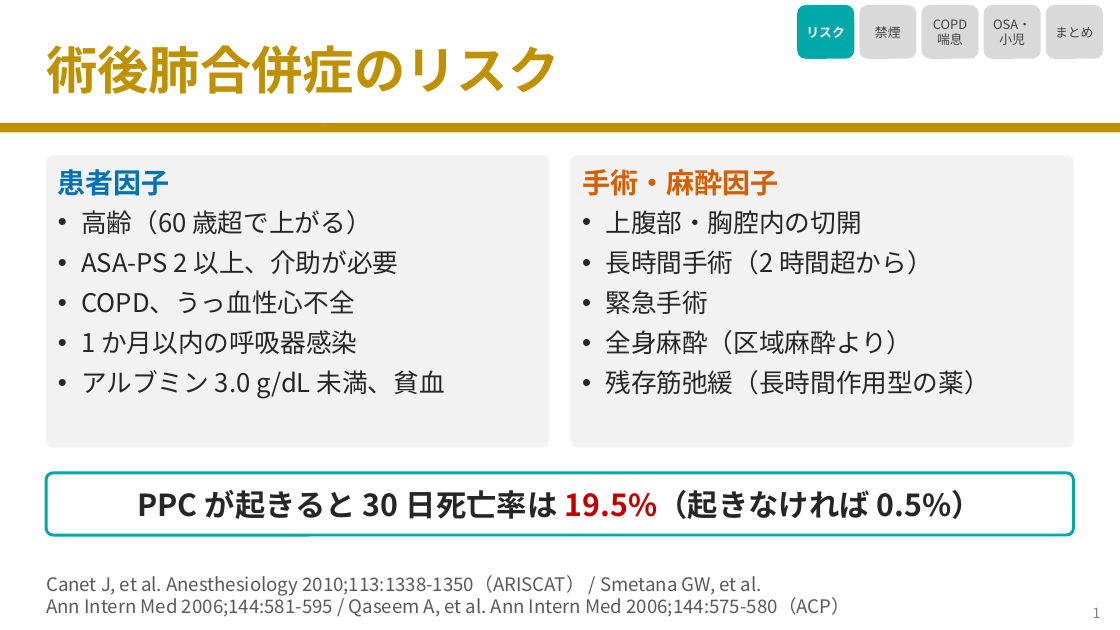
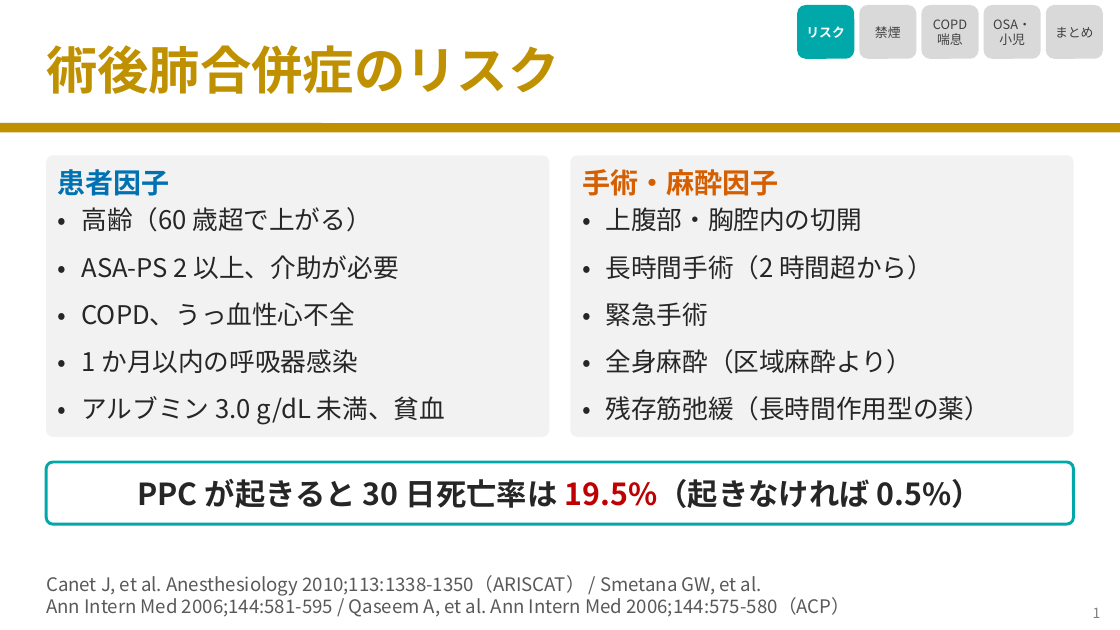
Before and after one commit to nobumitsu-3141/Anes-lecture, a slide deck: slide 2 of slides/4-9_pulmonary_risk_assessment/4-9_pulmonary_risk_assessment.pptx. Drawn at 1120x630 pixels with LibreOffice and Linux fonts; fonts in the diff are those of the drawing. Boxes give left, top, right and bottom in pixels: in the first picture for what was removed or moved away, otherwise in the second. Text is boxed around its words. In the diff, an @@ line names an element or a change of style, - is before the commit and + after.

```diff
--- a/slides/4-9_pulmonary_risk_assessment/4-9_pulmonary_risk_assessment.pptx
+++ b/slides/4-9_pulmonary_risk_assessment/4-9_pulmonary_risk_assessment.pptx
@@ rounded rectangle: place and size @@
-rounded rectangle at [46, 155, 549, 448]
+rounded rectangle at [46, 155, 549, 437]
@@ rounded rectangle at [46, 155, 549, 437]: proportions changed @@
@@ rounded rectangle at [571, 155, 1074, 437]: proportions changed @@
@@ rounded rectangle: place and size @@
-rounded rectangle at [571, 155, 1074, 448]
+rounded rectangle at [571, 155, 1074, 437]
@@ table added at [58, 207, 538, 429], 5 rows, 2 columns @@
+• | 高齢（60 歳超で上がる）
+• | ASA-PS 2 以上、介助が必要
+• | COPD、うっ血性心不全
+• | 1 か月以内の呼吸器感染
+• | アルブミン 3.0 g/dL 未満、貧血
@@ table added at [582, 207, 1062, 425], 5 rows, 2 columns @@
+• | 上腹部・胸腔内の切開
+• | 長時間手術（2 時間超から）
+• | 緊急手術
+• | 全身麻酔（区域麻酔より）
+• | 残存筋弛緩（長時間作用型の薬）
@@ text removed at [81, 210, 445, 399] @@
-• 高齢（60 歳超で上がる）
-• ASA-PS 2 以上、介助が必要
-• COPD、うっ血性心不全
-• 1 か月以内の呼吸器感染
-• アルブミン 3.0 g/dL 未満、貧血
@@ text removed at [605, 210, 989, 395] @@
-• 上腹部・胸腔内の切開
-• 長時間手術（2 時間超から）
-• 緊急手術
-• 全身麻酔（区域麻酔より）
-• 残存筋弛緩（長時間作用型の薬）
@@ rounded rectangle: place and size @@
-rounded rectangle at [46, 473, 1074, 535]
+rounded rectangle at [46, 462, 1074, 524]
@@ text "PPC が起きると 30 日死亡率は 19.5%（起きなければ ...": place and size @@
-text "PPC が起きると 30 日死亡率は 19.5%（起きなければ ..." at [137, 490, 982, 519]
+text "PPC が起きると 30 日死亡率は 19.5%（起きなければ ..." at [137, 479, 982, 508]
```
Also in this commit, not shown: 3 other slides changed, 9 other files.
